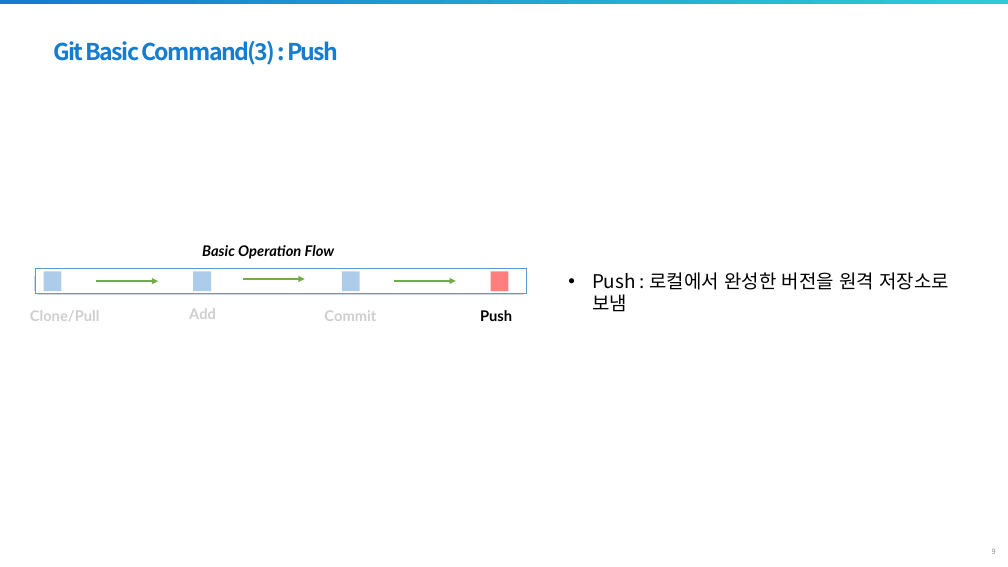
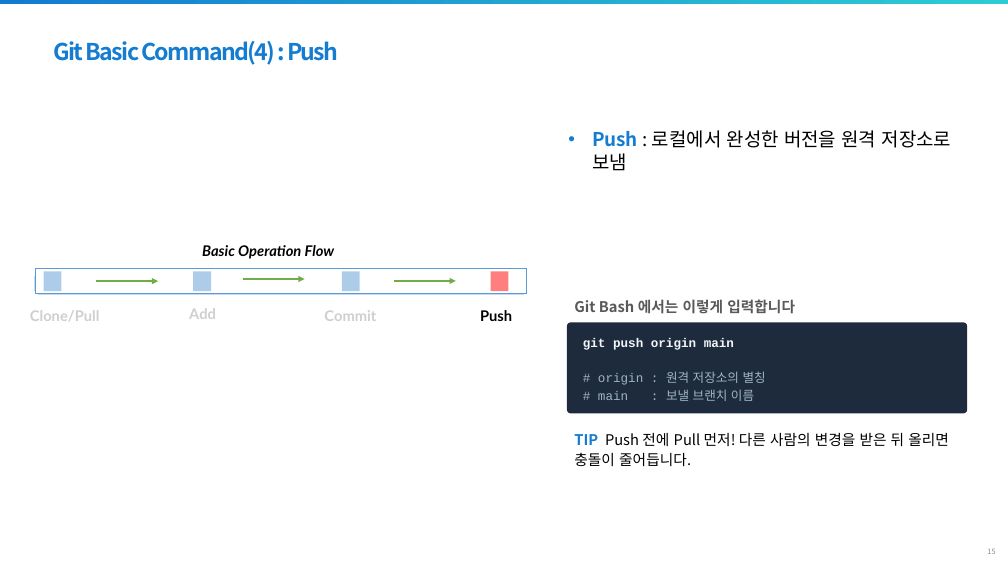
Before and after one commit to jaewoojun070225/gachon2026, a slide deck: slide 15 of 학습파일/SoC100_3.pptx (slide 9 before the commit). Drawn at 1008x567 pixels with LibreOffice and Linux fonts; fonts in the diff are those of the drawing; background and template pictures are left out. Boxes give left, top, right and bottom in pixels: in the first picture for what was removed or moved away, otherwise in the second. Text is boxed around its words. In the diff, an @@ line names an element or a change of style, - is before the commit and + after.

```diff
--- a/학습파일/SoC100_3.pptx
+++ b/학습파일/SoC100_3.pptx
@@ text at bbox=[54, 41, 339, 65]: text changed @@
-Git Basic Command(3) : Push
+Git Basic Command(4) : Push
@@ text "Push : 로컬에서 완성한 버전을 ...": place and size @@
-text "Push : 로컬에서 완성한 버전을 ..." at bbox=[592, 272, 949, 312]
+text "Push : 로컬에서 완성한 버전을 ..." at bbox=[592, 130, 952, 171]
@@ text "Push : 로컬에서 완성한 버전을 ..." at bbox=[592, 130, 952, 171]: text colour #000000 to #147CD1, bold on in "Push"; more space between paragraphs @@
@@ text added at bbox=[574, 299, 795, 314], 14 pt, text #595959, bold @@
+Git Bash 에서는 이렇게 입력합니다
@@ rounded rectangle added at bbox=[567, 323, 967, 414], fill #1E2B3C, 12 pt, text #9FB3C8 @@
+git push origin main
+# origin : 원격 저장소의 별칭
+# main : 보낼 브랜치 이름
@@ text added at bbox=[574, 433, 949, 466], 14 pt, text #000000 @@
+TIP Push 전에 Pull 먼저! 다른 사람의 변경을 받은 뒤 올리면 충돌이 줄어듭니다.
@@ page number at bbox=[987, 548, 995, 554]: text changed @@
-9
+15
```
Also in this commit, not shown: 10 other slides changed, 22 slides added, 2 other files.
